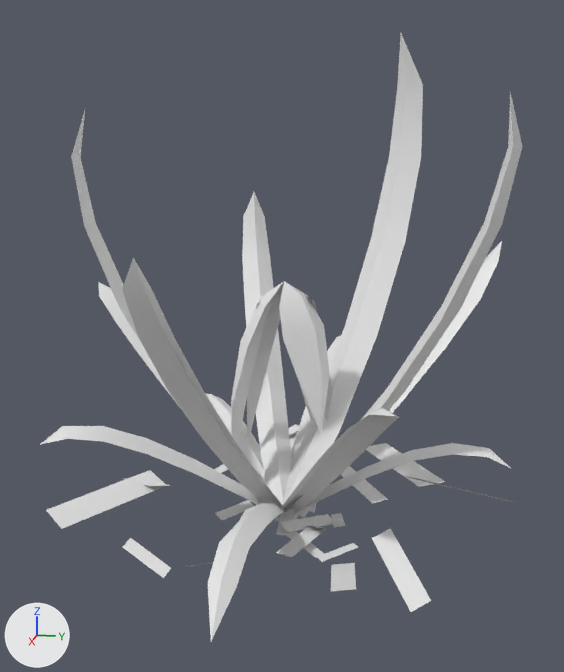
One commit to the OBJ model game/assets/models/plants/SM_Plant_BromeliadGroundRosette_Leaf.obj: the scene before it, then after it.
The view is the same before and after, from a camera (50 mm lens) standing at (3.29, 0.65, 1.69) and looking at (0.12, 0.01, 0.9). The lights are fixed; the arrows at lower left show +X, +Y and +Z. The first picture is the older version. Where no turn or scale is listed for an object, it has been applied to the vertices. Vertices at exactly the same position are counted once.

The scene before the commit, as lines of its bpy script (objects in view):
```python
me_sm_plant_bromeliadgroundrosette_leaf = bpy.data.meshes.new('SM_Plant_BromeliadGroundRosette_Leaf')
me_sm_plant_bromeliadgroundrosette_leaf.from_pydata(...)  # 384 vertices, 382 faces; spans x -0.97..1.15, y -1.03..1.1, z -0.09..2.21
ob_sm_plant_bromeliadgroundrosette_leaf = bpy.data.objects.new('SM_Plant_BromeliadGroundRosette_Leaf', me_sm_plant_bromeliadgroundrosette_leaf)
ob_sm_plant_bromeliadgroundrosette_leaf.location = (0.0, 0.0, 0.0)
```
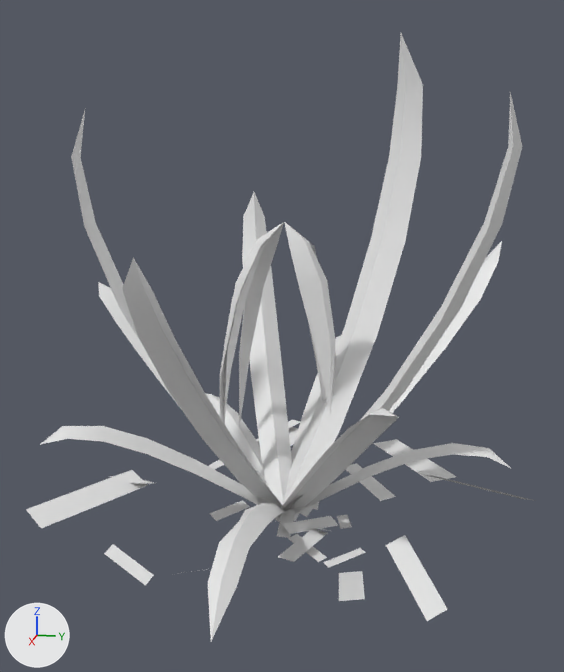
Pixel boxes (x1, y1, x2, y2) of what changed, in the pictures (564 x 672 px; the box of a moved part takes in the faces that stretch with it):
'SM_Plant_BromeliadGroundRosette_Leaf', reshaped: before (41, 33, 522, 641); after (26, 33, 535, 641)
part 1 of me_sm_plant_bromeliadgroundrosette_leaf, moved or reshaped: before (46, 281, 518, 612); after (26, 222, 535, 621)

What changed in the scene script:
```text
Change me_sm_plant_bromeliadgroundrosette_leaf:
    used by ob_sm_plant_bromeliadgroundrosette_leaf; location = (0.0, 0.0, 0.0)
    remove me_sm_plant_bromeliadgroundrosette_leaf.from_pydata(...)  # 384 vertices, 382 faces; spans x -0.97..1.15, y -1.03..1.1, z -0.09..2.21
    add me_sm_plant_bromeliadgroundrosette_leaf.from_pydata(...)  # 394 vertices, 394 faces; spans x -1.01..1.15, y -1.12..1.19, z -0.09..2.21
    me_sm_plant_bromeliadgroundrosette_leaf part 1
    6 vertices in x 0.16..0.42, y 0.04..0.24, z 0.0..0.06 move by (0.03, 0.01, 0.0)
    4 vertices in x -0.86..-0.39, y -0.36..0.0, z 0.01..0.11 move by (-0.07, -0.02, 0.0)
    4 vertices in x -0.7..-0.51, y -0.15..0.18, z 0.02..0.08 move by (-0.07, 0.0, 0.0)
    4 vertices in x 0.0..0.21, y 0.02..0.25, z 0.01..0.08 move by (0.01, 0.01, 0.0)
    4 vertices in x -0.21..0.02, y 0.04..0.16, z 0.01..0.1 move by (-0.01, 0.01, 0.0)
    4 vertices in x -0.26..0.03, y -0.87..-0.57, z 0.01..0.11 move by (-0.01, -0.08, 0.0)
    111 vertices move from x -0.94..0.68, y -1.03..1.1, z -0.09..1.12 to x -1.01..0.74, y -1.12..1.19, z -0.09..1.37
    10 vertices are added at x -0.07..0.09, y -0.28..-0.09, z 0.45..1.29
    12 new faces join them
```
